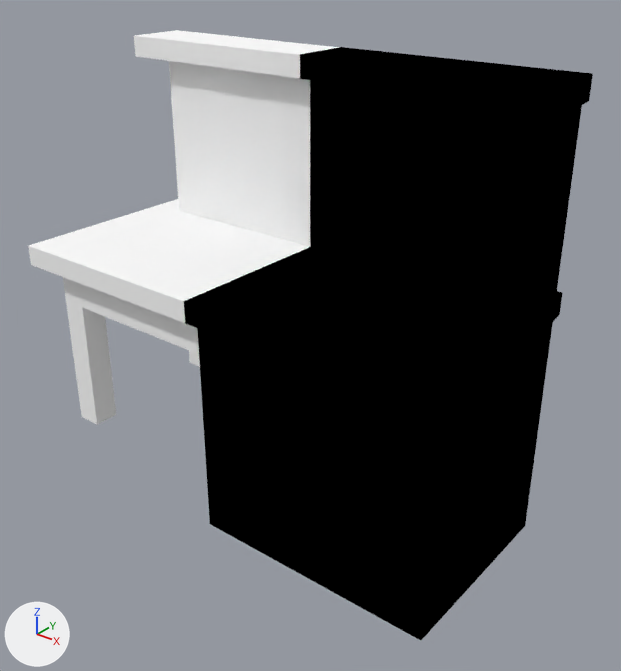
An edit to the Blender file designs/Models/vn_workbench.blend, drawn before and after from the same camera.
The view is the same before and after, from a 50 mm camera at (6.65, -5.99, 5.2) aimed at (1.8, 0.07, 1.44). The lights are fixed; the arrows at lower left show +X, +Y and +Z.

Script lines for the objects in view, before the commit:
```python
me_cube = bpy.data.meshes.new('Cube')
me_cube.from_pydata(...)  # a box spanning x -1.0..2.99, y -1.0..1.0, z -1.0..1.0
me_cube.materials.append(mat_table)  # its picture is missing
me_cube_002 = bpy.data.meshes.new('Cube.002')
me_cube_002.from_pydata(...)  # a box spanning x -1.03..2.76, y -1.0..1.0, z -1.0..1.0
me_cube_002.materials.append(mat_table)  # its picture is missing
me_cube_012 = bpy.data.meshes.new('Cube.012')
me_cube_012.from_pydata(...)  # 44 vertices, 42 faces; spans x -1.0..1.0, y -0.9..0.9, z -1.0..2.51
me_cube_012.materials.append(mat_exclude)
ob_cube = bpy.data.objects.new('Cube', me_cube)
ob_cube.location = (0.13, 0.0, 1.99)
ob_cube.scale = (1.15, 1.15, 0.108)
ob_cube_002 = bpy.data.objects.new('Cube.002', me_cube_002)
ob_cube_002.location = (0.51, -0.84, 1.71)
ob_cube_002.scale = (0.902, 0.165, 0.21)
ob_hideright = bpy.data.objects.new('HideRight', me_cube_012)
ob_hideright.location = (2.61, 0.0, 0.81)
ob_hideright.scale = (1.29, 1.29, 1.29)
# also in view: 'Cube.010' at (1.3, 0.69, 2.95); 'Cube.001' at (-0.57, -0.86, 1.0); 'Cube.009' at (1.28, 0.83, 3.94)
```
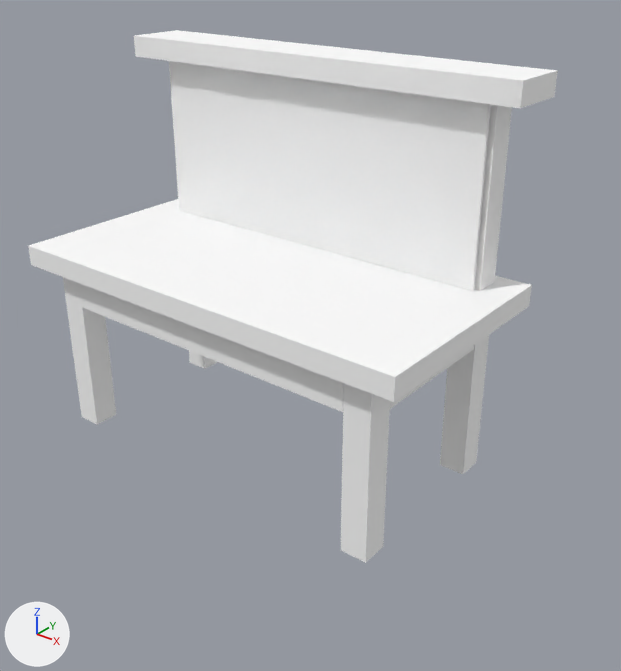
Location of each change, [x1, y1, x2, y2] in pixels of the pictures (621 x 671 px):
'HideRight', hidden: before [184, 47, 593, 640]
'Cube', unchanged, uncovered by the edit: before [28, 199, 310, 323]; after [28, 199, 532, 402]
'Cube.009', unchanged, uncovered by the edit: before [134, 30, 339, 79]; after [134, 30, 558, 109]
'Cube.004', unchanged, uncovered by the edit: after [440, 105, 512, 474]
'Cube.003', unchanged, uncovered by the edit: after [341, 383, 390, 563]

Patch to the scene script:
```diff
--- a/designs/Models/vn_workbench.blend.py
+++ b/designs/Models/vn_workbench.blend.py
@@ ob_hideright @@
 ob_hideright.scale = (1.29, 1.29, 1.29)
+ob_hideright.hide_render = True
```
